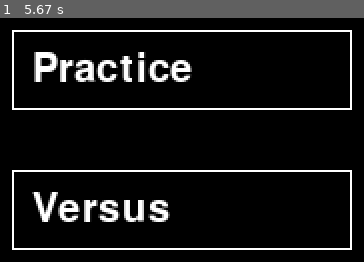
Above: before the commit, frame 1.
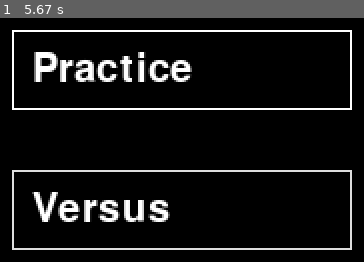
Above: after the commit, the same moment.

Repository: ztdnzunYT/Capstone-Project-2024
Game: pygame game, started from Photon_precesion/Photon_precesion.py
The game is run twice, just before and just after one commit, with the same random seed, the same clock (stepped at 60 frames per second) and the same inputs.
Inputs (mouse positions are in pixels of both pictures, inside the frame that each line leads up to):
- Up to frame 1 (5.67 s): click "Practice" at 0.38 s; click (outside the picture) at 0.72 s; click "Versus" at 2.05 s; click (outside the picture) at 2.38 s; click (211, 176) at 4.98 s; click (outside the picture) at 5.62 s

The runs differ from the first frame. In frame 1, 1.9% of the frame differs, in the area x 3-97%, y 62-96%.

Commit message:
Update Photon_precesion.py

Diff:
--- a/Photon_precesion/Photon_precesion.py
+++ b/Photon_precesion/Photon_precesion.py
@@ -23,12 +23,13 @@
             self.rect = (self.x,self.y,self.width,self.length)
             self.font = pygame.font.Font(None,30)
             self.text = text
-            self.font_render = self.font.render(self.text,True,(255,255,255))
+            self.font_render = self.font.render(self.text,True,(255,255,255,self.transparency))
             self.font_rect = self.font_render.get_rect()
+            self.game_state = text
 
     practice_button = Buttons(40,40,170,40,"Practice")
     versus_button = Buttons(40,110,170,40,"Versus")
-    buttons = []
+    buttons = [practice_button,versus_button]
 
 
     def display_main_menu():
@@ -41,6 +42,19 @@
         screen.blit(Main_menu.versus_button.font_render,(50,120))
 
         screen.blit(surface,(0,0))
+
+        for button in Main_menu.buttons:
+            if pygame.Rect.colliderect(pygame.Rect(pygame.mouse.get_pos()[0],pygame.mouse.get_pos()[1],1,1),button.rect):
+                button.transparency = max(200,button.transparency-1)
+                if pygame.mouse.get_pressed()[0]:
+
+                    Game_state = button.game_state
+            else:
+                button.transparency = min(255,button.transparency+1)
+
+
+
+
 
 
 
